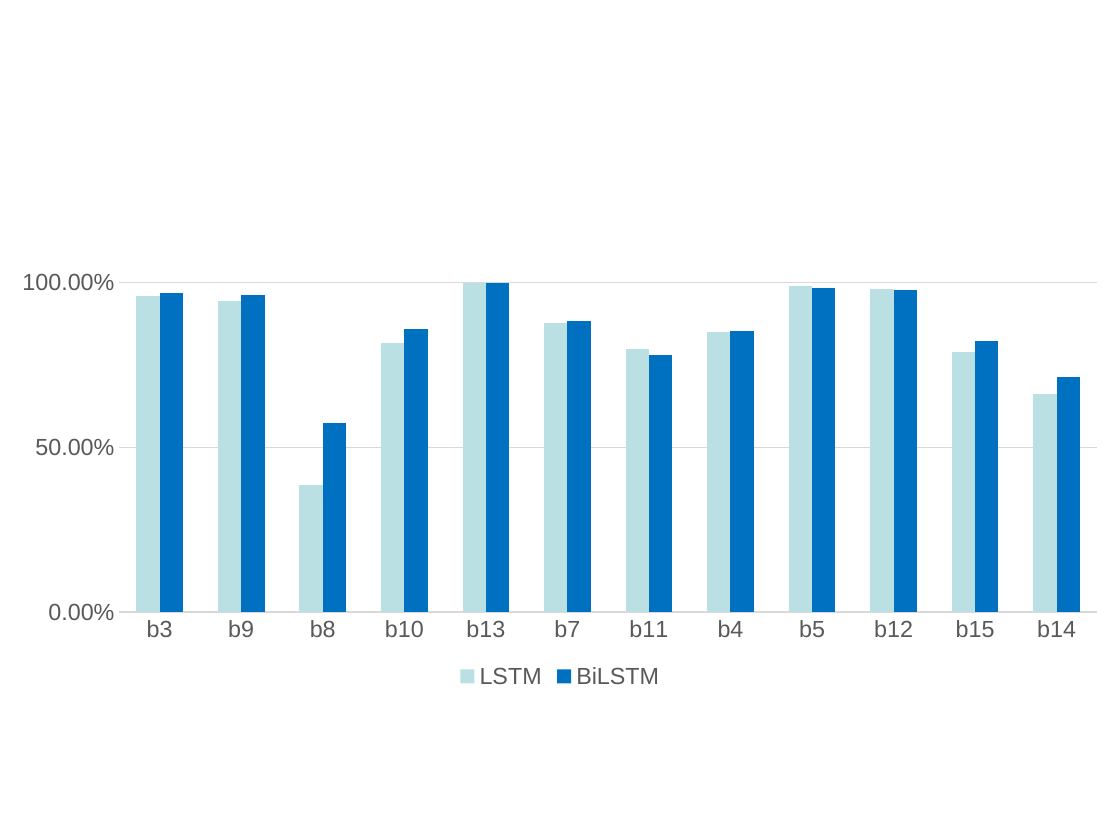
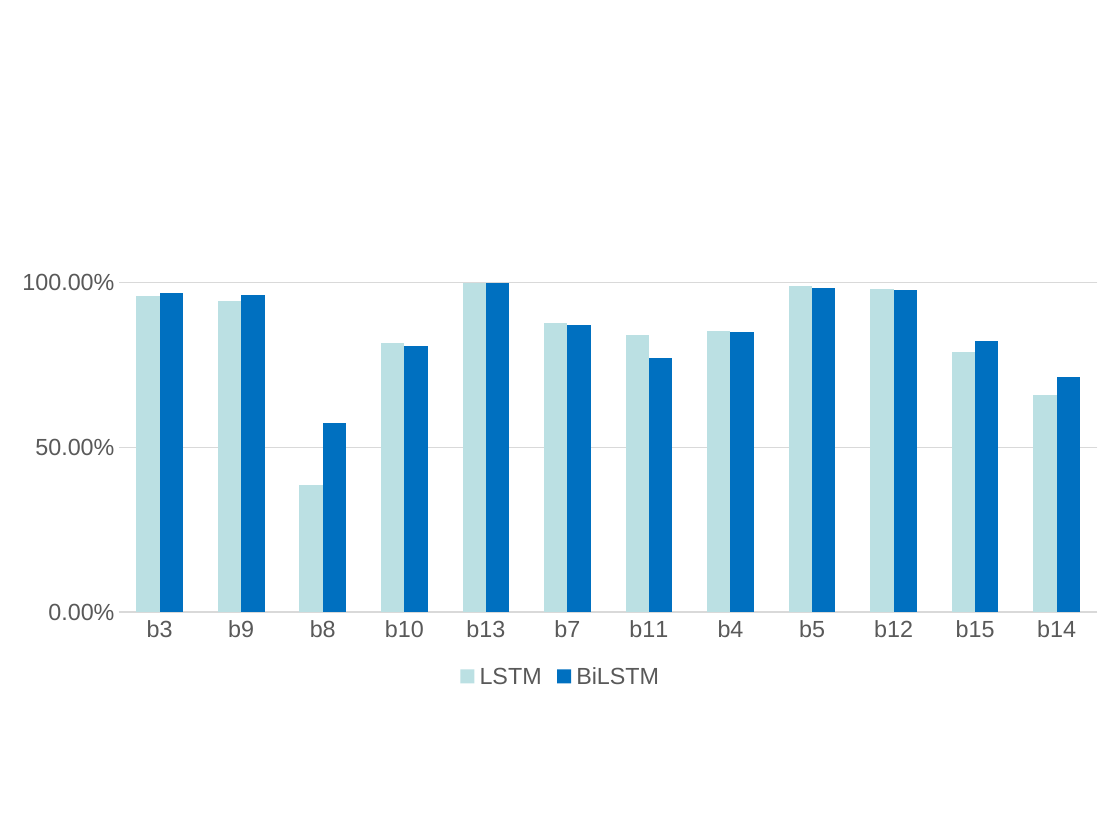
Before and after one commit to acada-sjtu/LSTM-IF-detection, a slide deck: slide 20 of Result.pptx. Drawn at 1120x840 pixels with LibreOffice and Linux fonts; fonts in the diff are those of the drawing; background and template pictures are left out. Boxes give left, top, right and bottom in pixels: in the first picture for what was removed or moved away, otherwise in the second. Text is boxed around its words. In the diff, an @@ line names an element or a change of style, - is before the commit and + after.

Commit message:
update

```diff
--- a/Result.pptx
+++ b/Result.pptx
@@ column chart at bbox=[0, 261, 1120, 693] @@
@@ LSTM, b11: 0.8 to 0.84 @@
@@ BiLSTM, b10: 0.86 to 0.81 @@
@@ BiLSTM, b7: 0.88 to 0.87 @@
@@ BiLSTM, b11: 0.78 to 0.77 @@
```
Also in this commit, not shown: 1 other slide changed.
